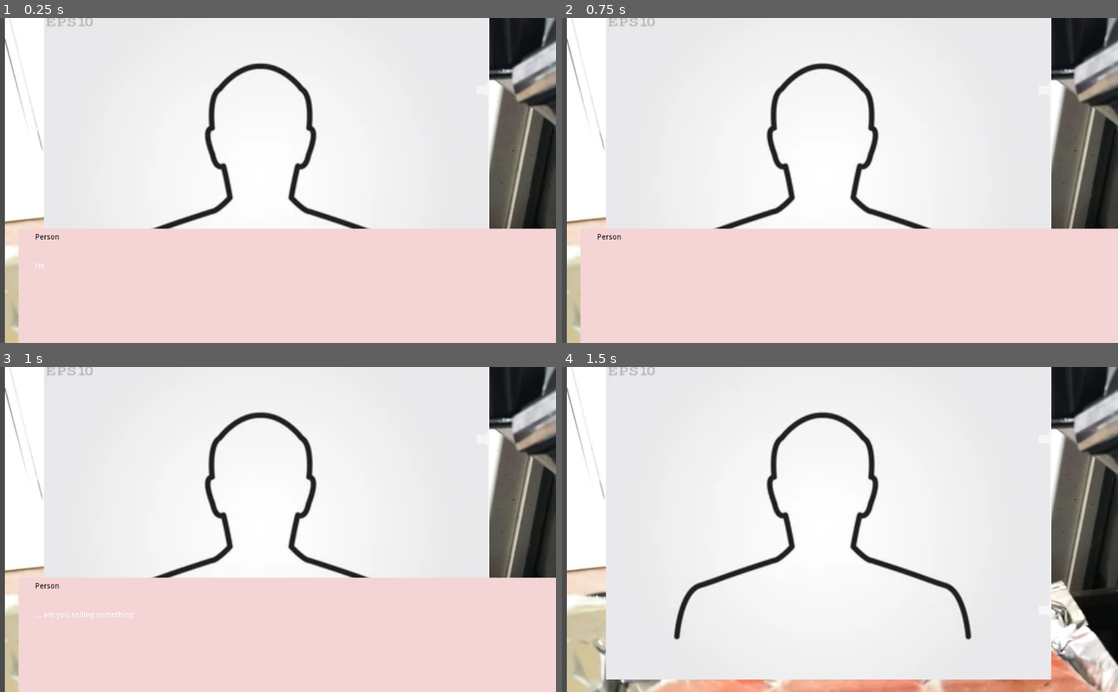
Above: before the commit, frames 1-4 (two rows, left to right).
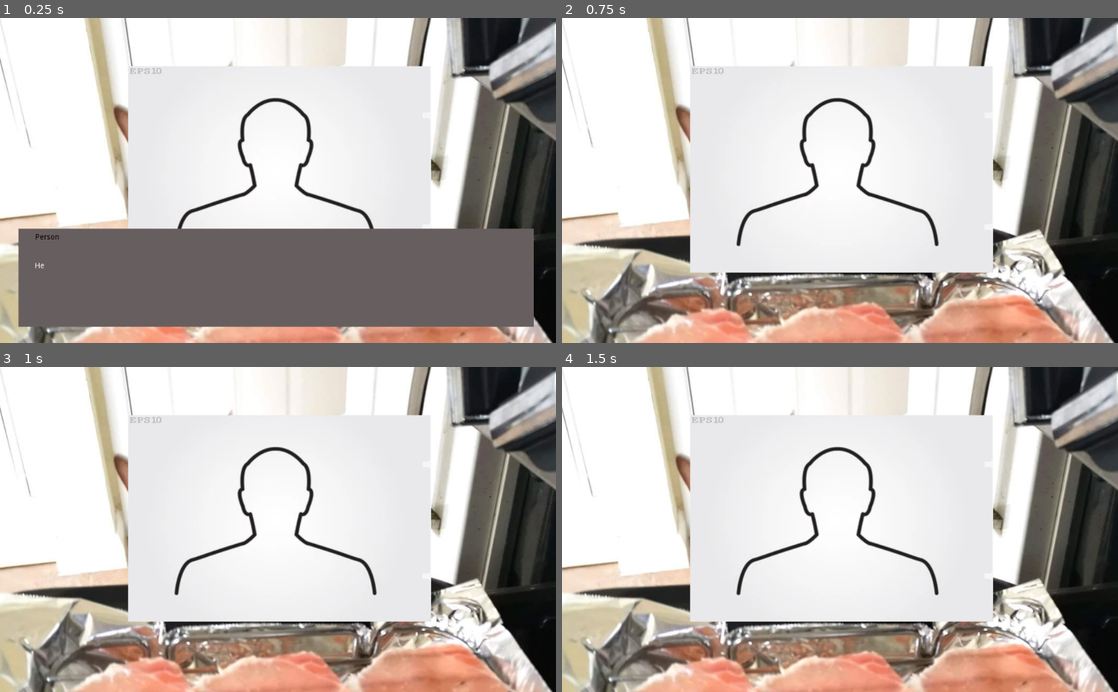
Above: after the commit, the same moments.

Repository: Feketelo/DycerLyfe-International-RenPy-
Game: Godot game, scene res://DycerLyfe.tscn
Same seed, same stepped clock (60 frames per second), same inputs: the game is played once before the commit and once after it.
Inputs (mouse positions are in pixels of both pictures, inside the frame that each line leads up to):
- Up to frame 1 (0.25 s): no input
- Up to frame 2 (0.75 s): tap Enter (ui_accept) at 0.5, 0.6 s; move the mouse to (962, 164) at 0.52 s; click (962, 164) at 0.67 s
- Up to frame 3 (1 s): tap Enter (ui_accept) at 0.77 s
- Up to frame 4 (1.5 s): tap Enter (ui_accept) at 1.07, 1.35 s; move the mouse to (728, 545) at 1.27 s; click (728, 545) at 1.42 s

The runs differ from the first frame. In frame 1, 50% of the frame differs, in the area x 0-100%, y 0-100%; in frame 2, 45%; in frame 3, 45%; in frame 4, 37%.

Commit message:
accept mouse clicks

Diff:
--- a/DycerLyfe.tscn
+++ b/DycerLyfe.tscn
@@ -8,7 +8,8 @@
 [node name="DycerLyfe" type="Node2D"]
 
 [node name="Background" type="Sprite" parent="."]
-position = Vector2( 546, 311 )
+position = Vector2( 513.125, 306.5 )
+scale = Vector2( 0.976468, 1.00796 )
 texture = ExtResource( 1 )
 
 [node name="CharacterPosition" type="Position2D" parent="."]
@@ -23,15 +24,16 @@
 script = ExtResource( 4 )
 
 [node name="Humanoutlin" type="Sprite" parent="Control"]
-position = Vector2( 491, 285 )
+position = Vector2( 515, 279 )
+scale = Vector2( 0.679878, 0.652397 )
 texture = ExtResource( 3 )
 
 [node name="TextBox" type="ColorRect" parent="Control"]
 margin_left = 34.0
 margin_top = 389.0
-margin_right = 1056.0
-margin_bottom = 608.0
-color = Color( 0.956863, 0.831373, 0.831373, 1 )
+margin_right = 983.0
+margin_bottom = 570.0
+color = Color( 0.403922, 0.372549, 0.372549, 1 )
 
 [node name="RichTextLabel" type="RichTextLabel" parent="Control/TextBox"]
 margin_left = 30.0
--- a/HouseCall_1.gd
+++ b/HouseCall_1.gd
@@ -12,7 +12,7 @@
 func _physics_process(delta):
 	if active:
 
-		if Input.is_action_just_pressed("ui_accept"):
+		if Input.is_action_just_pressed("ui_accept") or Input.is_mouse_button_pressed(BUTTON_LEFT):
 			if finished == true:
 				load_dialogue()
 			else:
